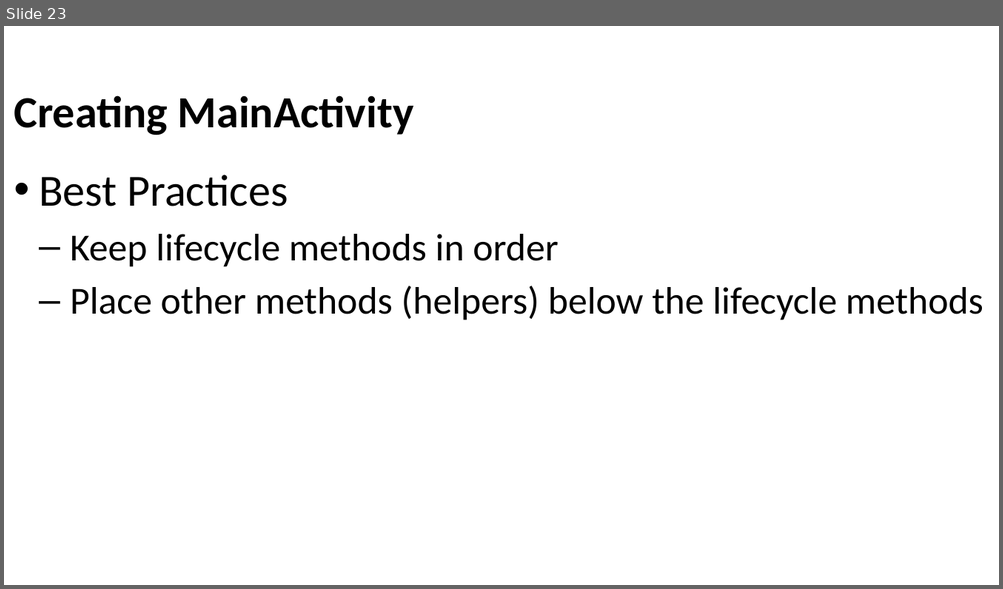
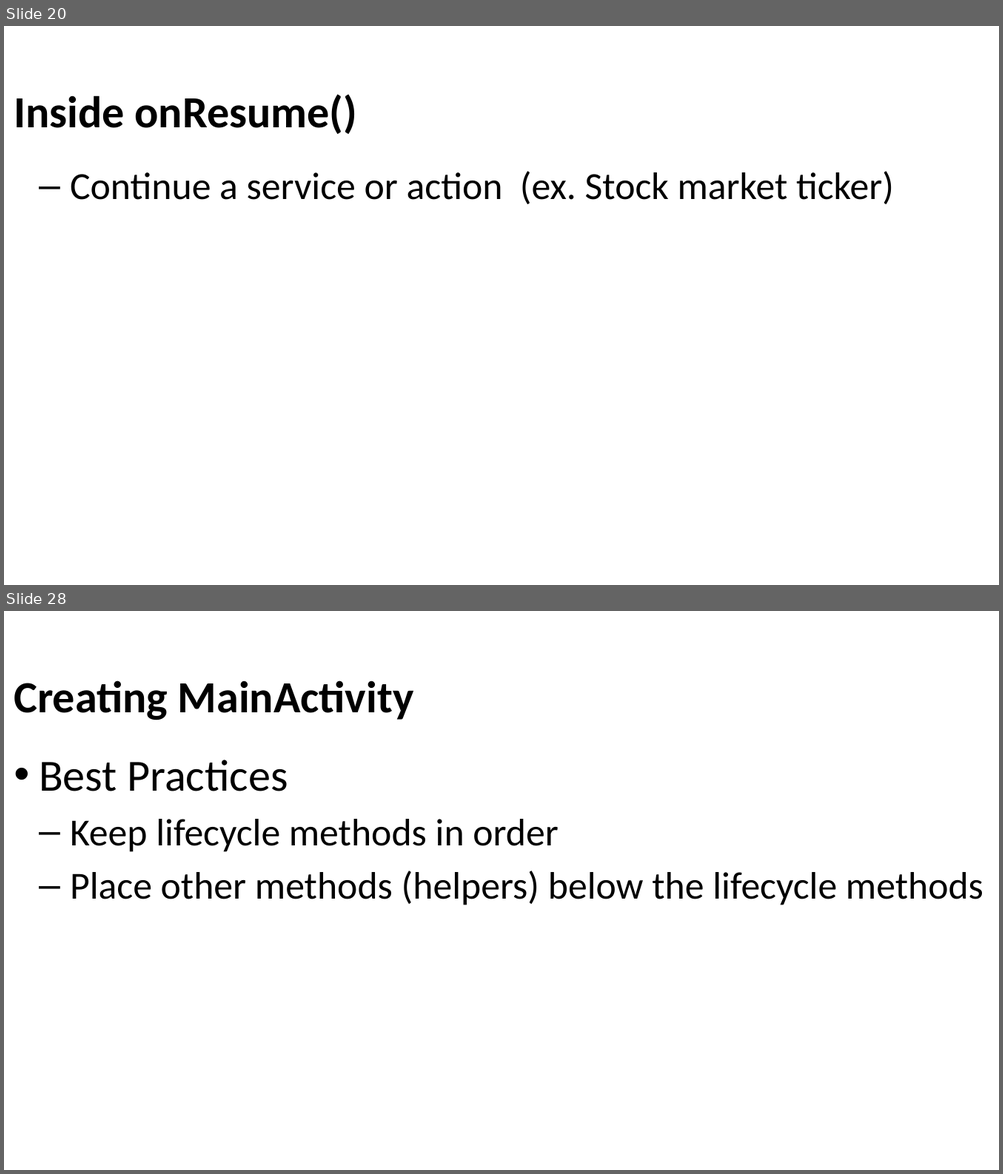
Before and after one commit to Batch-xx/Android-Lunch-Learn, a slide deck: slides/Android Studio_Activities_Fragments.pptx. Shown one above the other, each under a label of ours: slide 23 before the commit, slides 20 and 28 after it; the slides between them are not shown. The pictures are 1003x589 and 1003x1174 pixels, drawn with LibreOffice and Linux fonts; fonts in the diff are those of the drawing; background and template pictures are left out. Boxes give left, top, right and bottom in pixels: in the first picture for what was removed or moved away, otherwise in the second. Text is boxed around its words. In the diff, an @@ line names an element or a change of style, - is before the commit and + after.

```diff
--- a/slides/Android Studio_Activities_Fragments.pptx
+++ b/slides/Android Studio_Activities_Fragments.pptx
@@ slide 20 added at bbox=[4, 26, 999, 585], background picture (left out) @@
@@ title added at bbox=[14, 94, 358, 134], 43 pt, text #000000, bold @@
+Inside onResume()
@@ text added at bbox=[70, 171, 893, 204], 37 pt, text #000000 @@
+  – Continue a service or action (ex. Stock market ticker)
@@ what was slide 23 is now slide 28 @@
```
Also in this commit, not shown: 9 slides changed, 18 other slides added, 4 slides removed, 1 other file.
